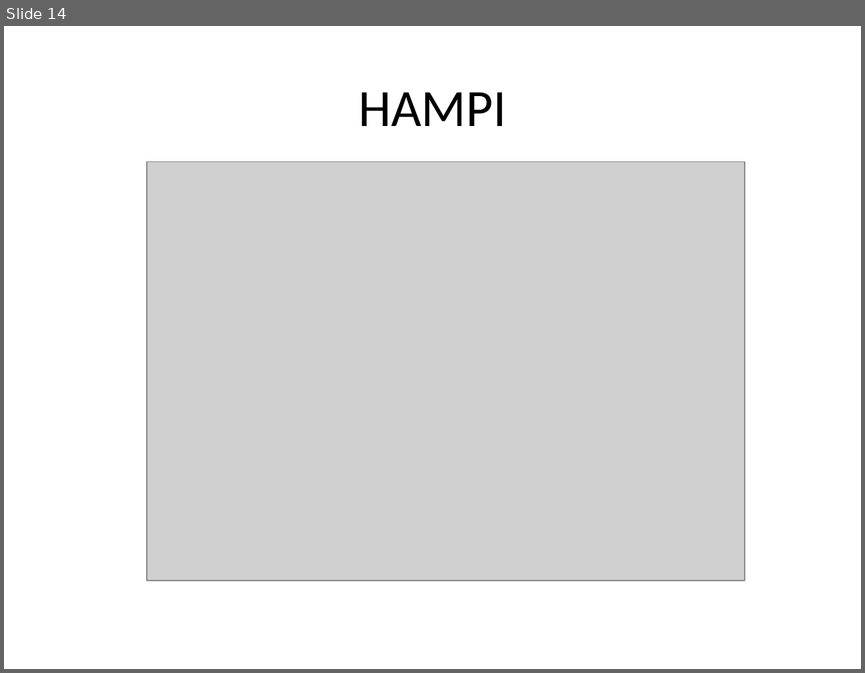
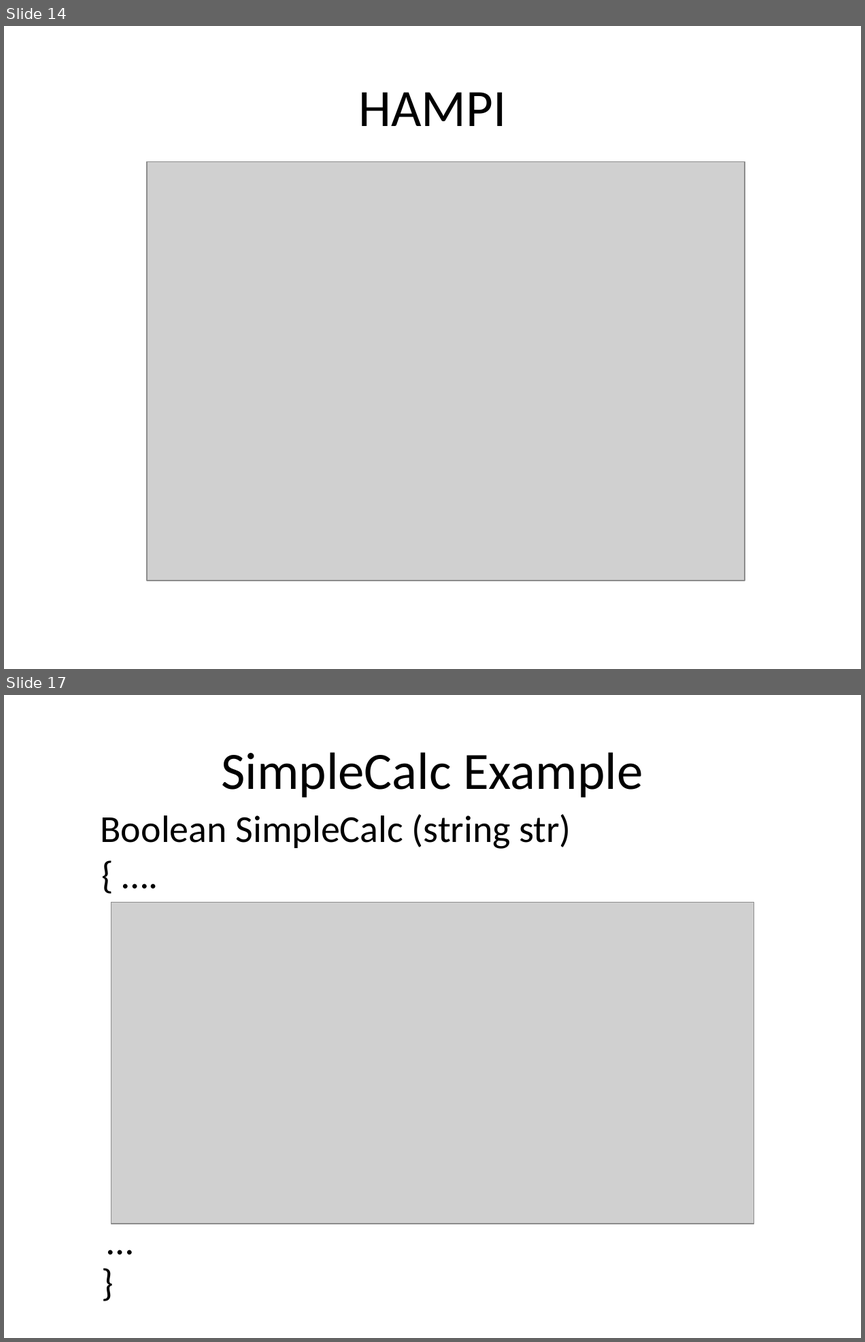
Before and after one commit to mentaman/cspat, a slide deck: Course/707 Theory of Computation/testing.pptx. Shown one above the other, each under a label of ours: slide 14 before the commit, slides 14 and 17 after it; the slides between them are not shown. The pictures are 865x673 and 865x1342 pixels, drawn with LibreOffice and Linux fonts; fonts in the diff are those of the drawing; grey boxes stand for pictures; background and template pictures are left out. Boxes give left, top, right and bottom in pixels: in the first picture for what was removed or moved away, otherwise in the second. Text is boxed around its words. In the diff, an @@ line names an element or a change of style, - is before the commit and + after.

```diff
--- a/Course/707 Theory of Computation/testing.pptx
+++ b/Course/707 Theory of Computation/testing.pptx
@@ slide 17 added at [4,695,861,1338], background picture (left out) @@
@@ title added at [221,752,643,798], 44 pt, text #000000 @@
+SimpleCalc Example
@@ text added at [101,814,571,849], 32 pt, text #000000 @@
+Boolean SimpleCalc (string str)
@@ text added at [47,845,204,902], 32 pt, text #000000 @@
+{ ….
@@ picture added at [111,902,753,1223] @@
@@ text added at [54,1216,161,1308], 32 pt, text #000000 @@
+…
+}
```
Also in this commit, not shown: 1 slide changed, 6 other slides added.
